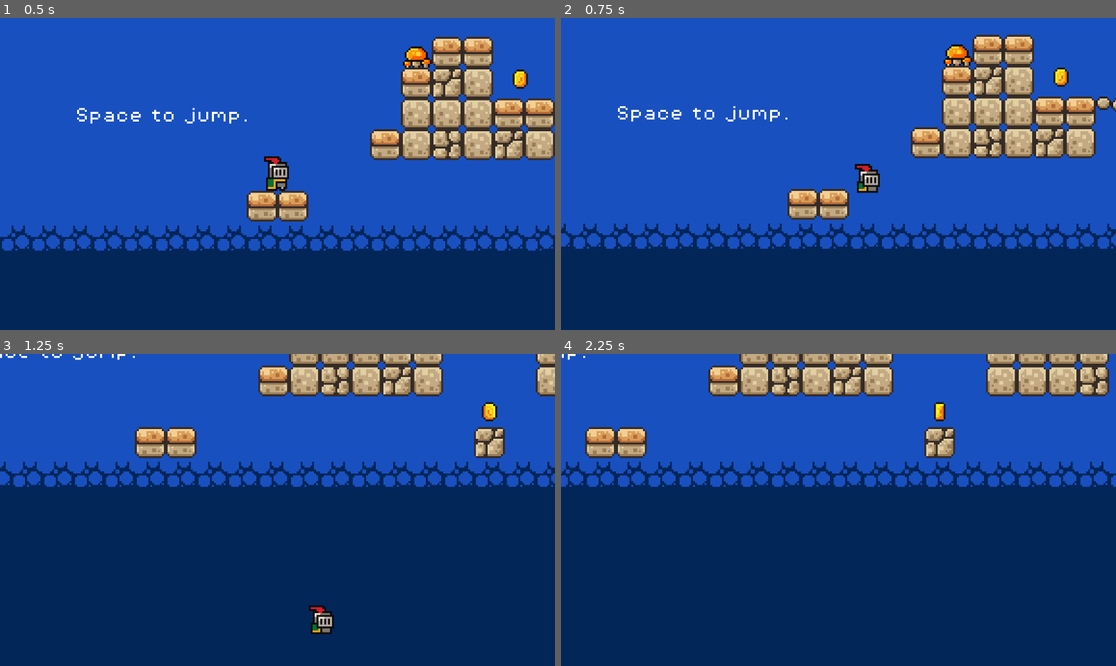
Above: before the commit, frames 1-4 (two rows, left to right).
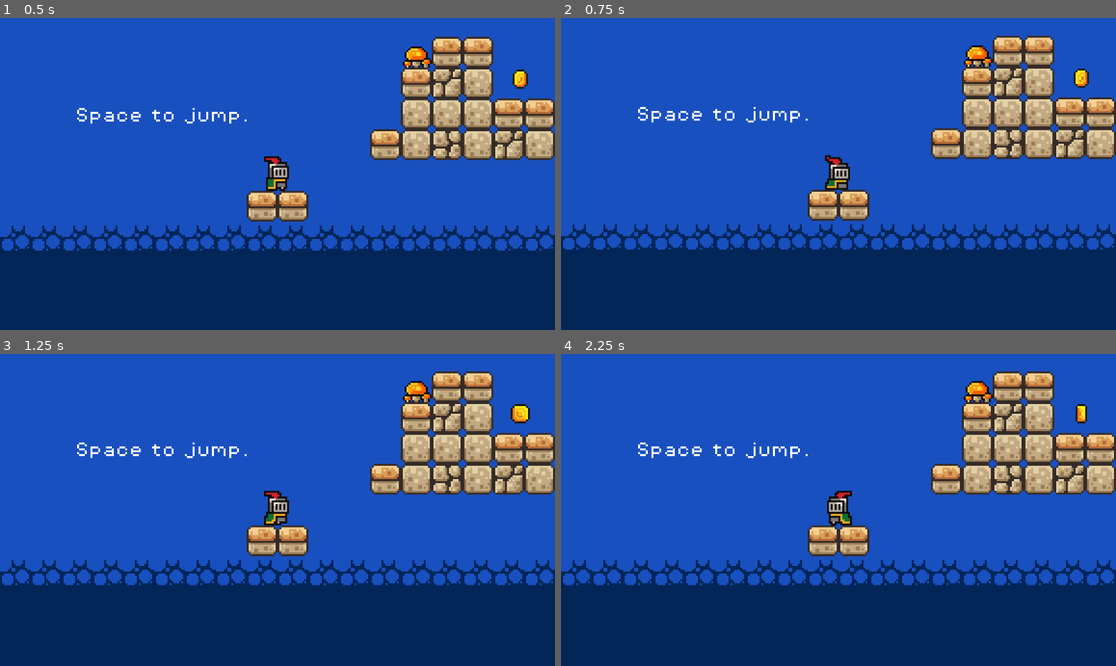
Above: after the commit, the same moments.

Repository: raweggyolk/Final-Project
Game: Godot game, scene res://game.tscn
Two runs of this game, one before a commit and one after it. Both use one fixed random seed, a clock stepped at 60 frames per second and the inputs below.
Inputs:
- Up to frame 1 (0.5 s): no input
- Up to frame 2 (0.75 s): hold D (move_right) from 0.53 s (still down)
- Up to frame 3 (1.25 s): keep holding D (move_right); tap Space (Jump) at 0.77 s
- Up to frame 4 (2.25 s): tap Space (Jump) at 1.52 s; release D (move_right) at 2.03 s; hold A (move_left) from 2.03 s (still down)

Frame 1 is identical in both runs. In frame 2, 15% of the frame differs, in the area x 0-100%, y 5-75%; in frame 3, 45%; in frame 4, 47%, in the area x 0-100%, y 0-75%.
Error after the commit: Attempt to call function 'is_stopped' in base 'null instance' on a null instance. (res://player.gd:41)

Commit message:
Movement Fail #3

Diff:
--- a/player.gd
+++ b/player.gd
@@ -4,7 +4,8 @@
 const SPEED = 130.0
 const JUMP_VELOCITY = -300.0
 
-# Get the gravity from the project settings to be synced with RigidBody nodes.
+var coyote_time = 0.1
+var can_jump = false
 var gravity = ProjectSettings.get_setting("physics/2d/default_gravity")
 
 @onready var animated_sprite = $AnimatedSprite2D
@@ -26,7 +27,7 @@
 	elif direction < 0:
 		animated_sprite.flip_h = true
 
-	if is_on_floor():
+	if can_jump:
 		if direction == 0:
 			animated_sprite.play("Idle")
 		else:
@@ -34,9 +35,22 @@
 	else:
 		animated_sprite.play("jump")
 
+
+	if is_on_floor() and can_jump == false:
+		can_jump = true
+	elif can_jump == true and $CoyoteTimer.is_stopped():
+		$CoyoteTimer.start(coyote_time)
+
+
+
 	if direction:
 		velocity.x = direction * SPEED
 	else:
 		velocity.x = move_toward(velocity.x, 0, SPEED)
 
 	move_and_slide()
+
+
+func _on_coyote_timer_timeout():
+	can_jump = false
+	pass
